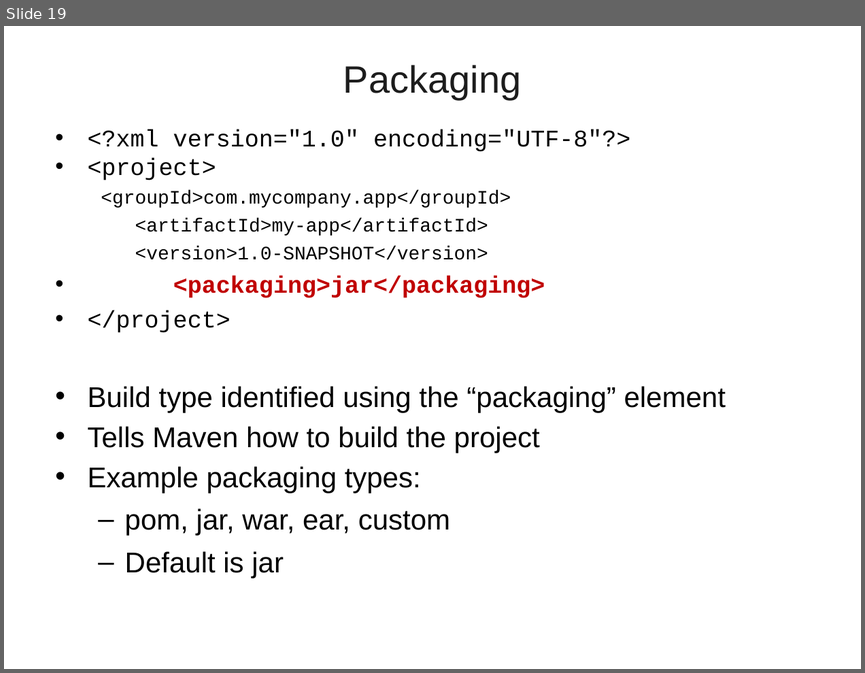
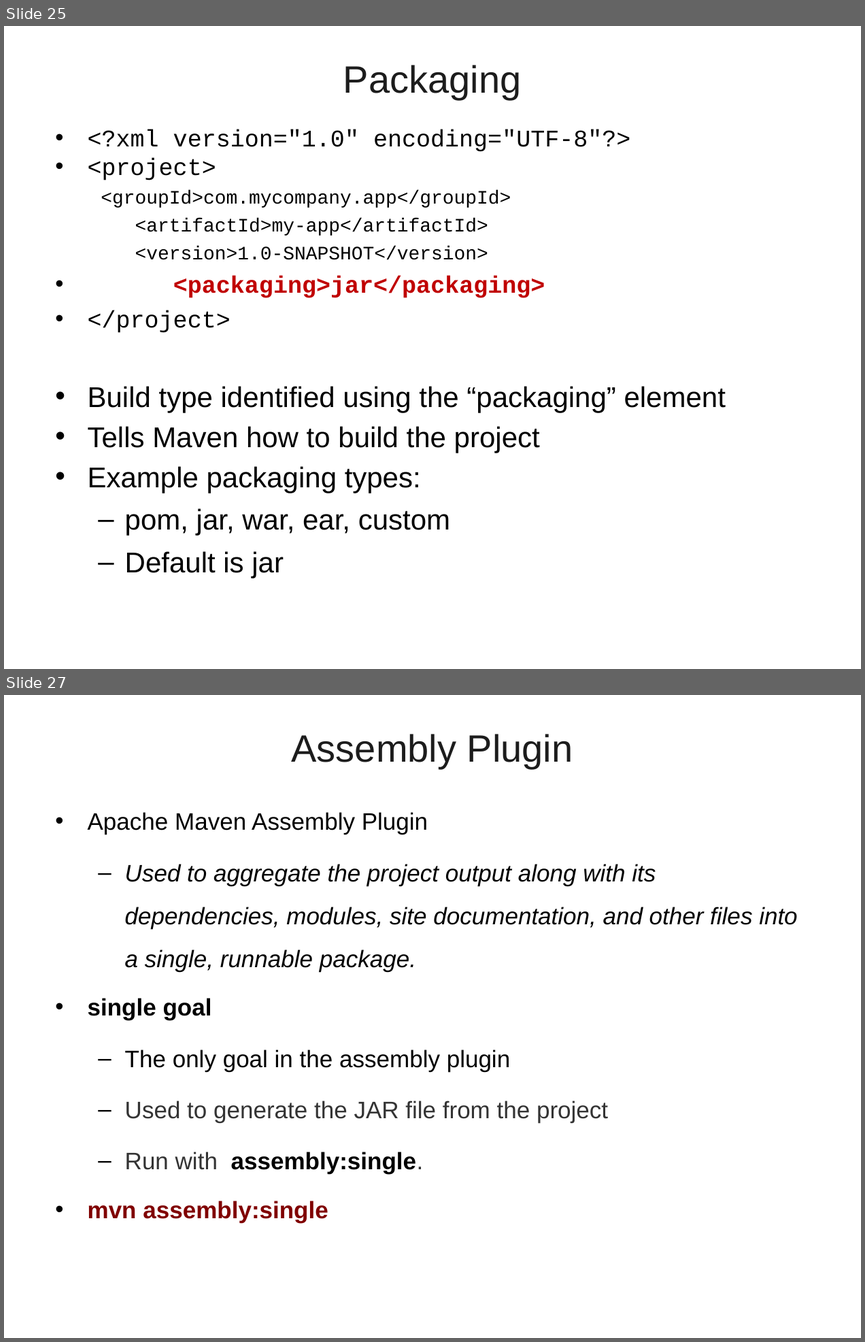
Before and after one commit to vatsanTraining/lumen_sep_2021, a slide deck: Maven01.ppt. Shown one above the other, each under a label of ours: slide 19 before the commit, slides 25 and 27 after it; the slides between them are not shown. The pictures are 865x673 and 865x1342 pixels, drawn with LibreOffice and Linux fonts; fonts in the diff are those of the drawing; background and template pictures are left out. Boxes give left, top, right and bottom in pixels: in the first picture for what was removed or moved away, otherwise in the second. Text is boxed around its words. In the diff, an @@ line names an element or a change of style, - is before the commit and + after.

```diff
--- a/Maven01.ppt
+++ b/Maven01.ppt
@@ slide 27 added at box(4, 695, 861, 1338), background picture (left out) @@
@@ title added at box(292, 734, 573, 769), 32 pt, text #1C1C1C @@
+Assembly Plugin
@@ text added at box(88, 812, 797, 1223), 20 pt, text #000000 @@
+• Apache Maven Assembly Plugin
+  – Used to aggregate the project output along with its dependencies, modules, site documentation, and other files into a single, runnable package.
+• single goal
+  – The only goal in the assembly plugin
+  – Used to generate the JAR file from the project
+  – Run with assembly:single.
+• mvn assembly:single
@@ what was slide 19 is now slide 25 @@
```
Also in this commit, not shown: 1 slide changed, 4 other slides added.
